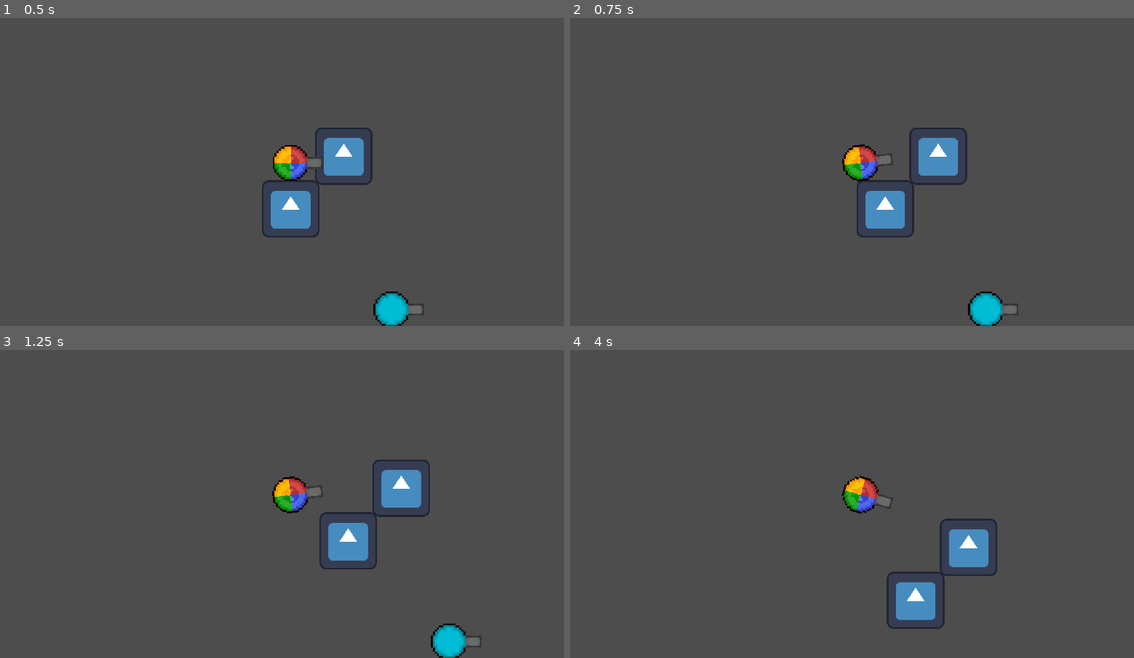
Above: before the commit, frames 1-4 (two rows, left to right).
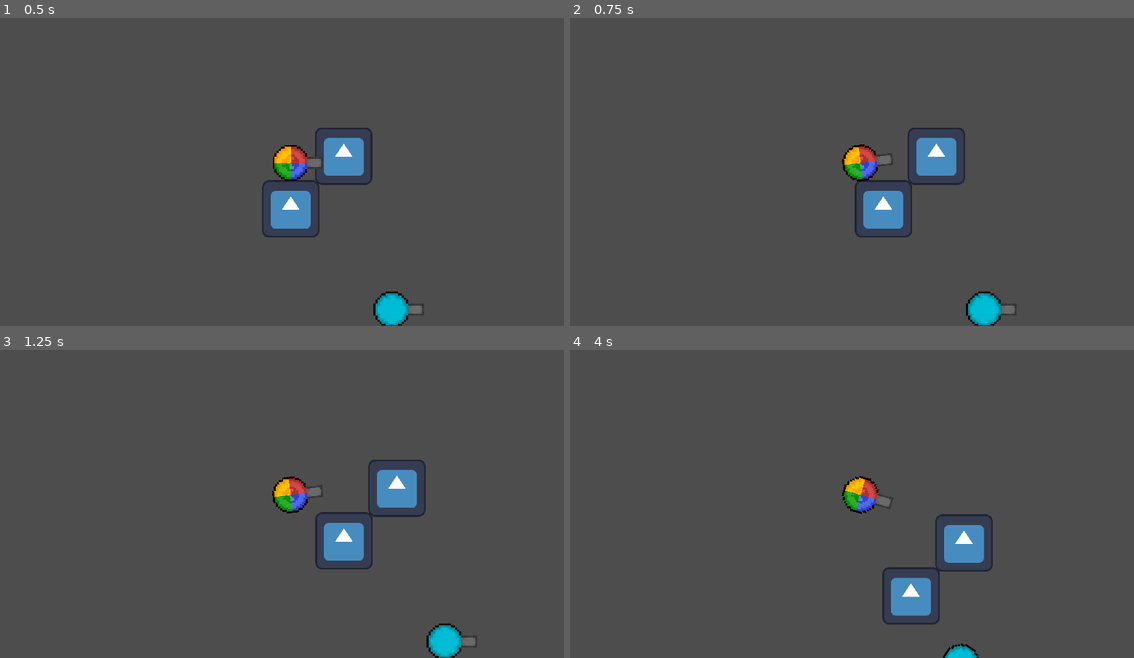
Above: after the commit, the same moments.

Repository: Jebbex1/Blowback
Game: Godot game, scene res://levels/testing_level.tscn
Two runs of this game, one before a commit and one after it. Both use one fixed random seed, a clock stepped at 60 frames per second and the inputs below. The engine's default icon, where the game draws it, is replaced by a stand-in: a white triangle on a blue panel in a dark square.
Inputs (mouse positions are in pixels of both pictures, inside the frame that each line leads up to):
- Up to frame 1 (0.5 s): no input
- Up to frame 2 (0.75 s): tap Enter at 0.5 s; move the mouse to (987, 147) at 0.52 s; click (987, 147) at 0.67 s
- Up to frame 3 (1.25 s): no input
- Up to frame 4 (4 s): move the mouse to (744, 510) at 1.27 s; click (744, 510) at 1.42 s; move the mouse to (919, 423) at 2.02 s; click (919, 423) at 2.17 s; tap Space at 2.75 s; move the mouse to (829, 559) at 2.77 s; click (829, 559) at 2.92 s; move the mouse to (1032, 544) at 3.52 s; click (1032, 544) at 3.67 s

Frame 1 is identical in both runs. In frame 2, 0.9% of the frame differs, in the area x 50-80%, y 35-100%; in frame 3, 1.4%; in frame 4, 2.1%, in the area x 55-76%, y 53-100%.

Commit message:
Separated the impulse that tanks and bullets experience upon shooting, added code that handles the shooting of a tank with a certain ID

Diff:
--- a/levels/scripts/testing_level.gd
+++ b/levels/scripts/testing_level.gd
@@ -1,13 +1,21 @@
 extends Node2D
 
-@export var blowback_impulse_magnitude: float = 800
-
 var main_tank: Tank
+var loaded_tanks: Dictionary[int, Tank] = {}
 
 
 func _ready() -> void:
 	add_tank(1, Vector2(0, -10), Tank.colors.ADMIN, true)
 	add_tank(2, Vector2(100, 100))
+	var t = Thread.new()
+	t.start(foo)
+
+func foo():
+	var tank = loaded_tanks[2]
+	while true:
+		await get_tree().create_timer(3).timeout
+		tank.update_angle(deg_to_rad(randi() % 360))
+		tank_shoot(tank.id)
 
 
 func add_tank(id: int, starting_position: Vector2, color: int = -1, is_main: bool = false):
@@ -18,6 +26,7 @@
 		var action_component = tank_set[1]
 		action_component.connect("tank_updated_angle", main_tank_refresh_angle)
 		action_component.connect("tank_shot", main_tank_shoot)
+	loaded_tanks[id] = tank_set[0]
 	add_child(tank_set[0])
 
 
@@ -29,16 +38,22 @@
 	main_tank.update_angle(get_main_tank_angle())
 
 
-func main_tank_shoot():
-	main_tank_refresh_angle()
-	var facing = Vector2.from_angle(get_main_tank_angle())
-	var blowback_impulse = -facing * blowback_impulse_magnitude
-	main_tank.apply_central_impulse(blowback_impulse)
+func tank_shoot(id: int):
+	if not loaded_tanks.has(id):
+		return false
+
+	var tank = loaded_tanks[id]
+	var facing = Vector2.from_angle(tank.angle)
+	tank.apply_central_impulse(-facing * Tank.blowback_impulse_magnitude)
 
 	var bullet = Bullet.new_bullet()
-	bullet.position = main_tank.position \
-					  + 1.1*facing*main_tank.get_collision_radius() \
+	bullet.position = tank.position \
+					  + 1.1*facing*tank.get_collision_radius() \
 					  + 1.1*facing*bullet.get_collision_radius()
 	add_child(bullet)
-	bullet.apply_central_impulse(facing * blowback_impulse_magnitude)
+	bullet.apply_central_impulse(facing * Bullet.blowback_impulse_magnitude)
 	bullet.start_timeout()
+
+
+func main_tank_shoot():
+	tank_shoot(main_tank.id)
--- a/objects/scripts/bullet.gd
+++ b/objects/scripts/bullet.gd
@@ -1,6 +1,7 @@
 extends RigidBody2D
 class_name Bullet
 
+static var blowback_impulse_magnitude := 700
 static var bullet_packed_scene = preload("res://objects/bullet.tscn")
 
 
--- a/objects/scripts/tank.gd
+++ b/objects/scripts/tank.gd
@@ -1,6 +1,7 @@
+extends RigidBody2D
 class_name Tank
-extends RigidBody2D
 
+static var blowback_impulse_magnitude := 1110
 static var tank_packed_scene = preload("res://objects/tank.tscn")
 enum colors {BLUE, CYAN, GREEN, ORANGE, PINK, PURPLE, RED, WHITE, YELLOW, ADMIN}
 
--- a/objects/tank.tscn
+++ b/objects/tank.tscn
@@ -16,6 +16,7 @@
 radius = 18.0278
 
 [node name="Tank" type="RigidBody2D"]
+mass = 1.5
 gravity_scale = 0.0
 lock_rotation = true
 linear_damp = 10.0
